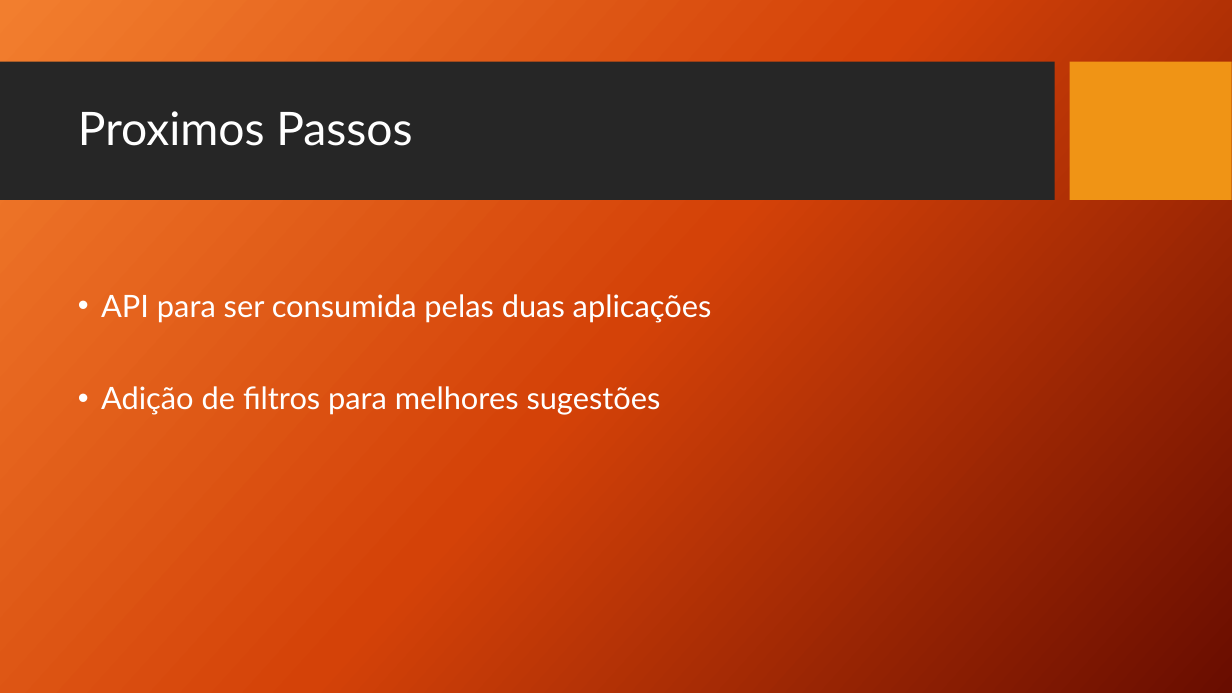
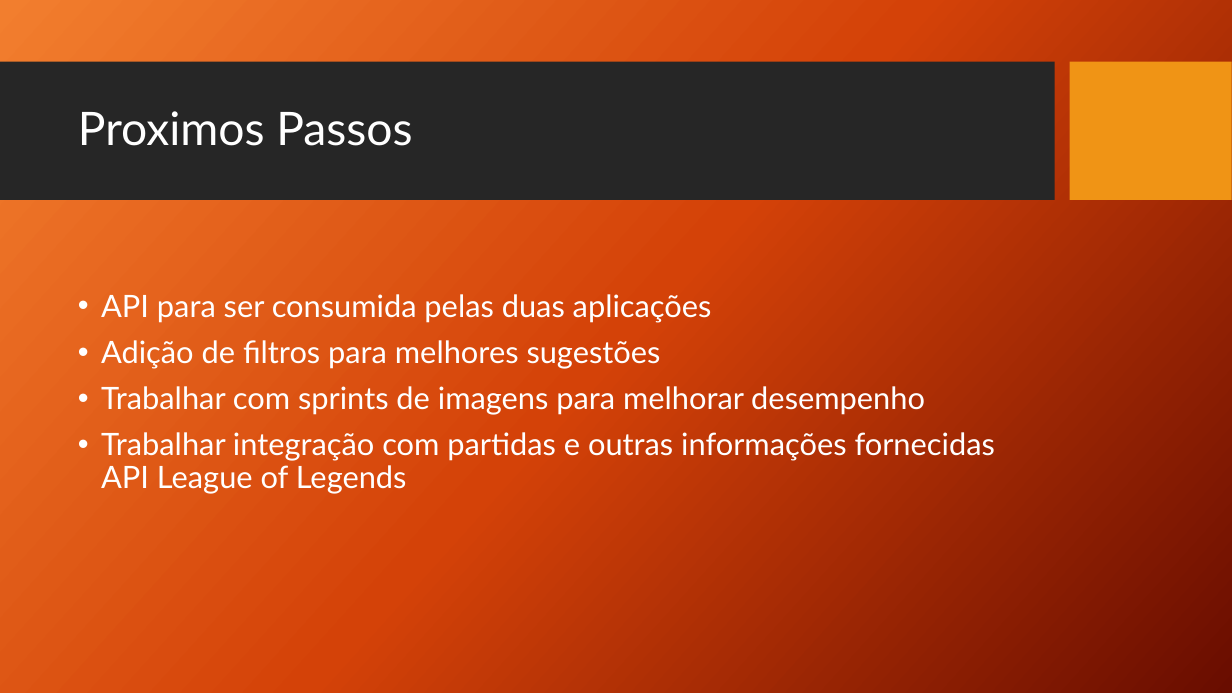
Before and after one commit to chriismichel/LOLBuilds, a slide deck: slide 9 of Build Generator for League of Legends.pptx (slide 8 before the commit). Drawn at 1232x693 pixels with LibreOffice and Linux fonts; fonts in the diff are those of the drawing; background and template pictures are left out. Boxes give left, top, right and bottom in pixels: in the first picture for what was removed or moved away, otherwise in the second. Text is boxed around its words. In the diff, an @@ line names an element or a change of style, - is before the commit and + after.

```diff
--- a/Build Generator for League of Legends.pptx
+++ b/Build Generator for League of Legends.pptx
@@ text at (101, 386, 995, 494): paragraphs added @@
+• Trabalhar com sprints de imagens para melhorar desempenho
+• Trabalhar integração com partidas e outras informações fornecidas API League of Legends
```
Also in this commit, not shown: 1 other slide changed, 1 slide added.
